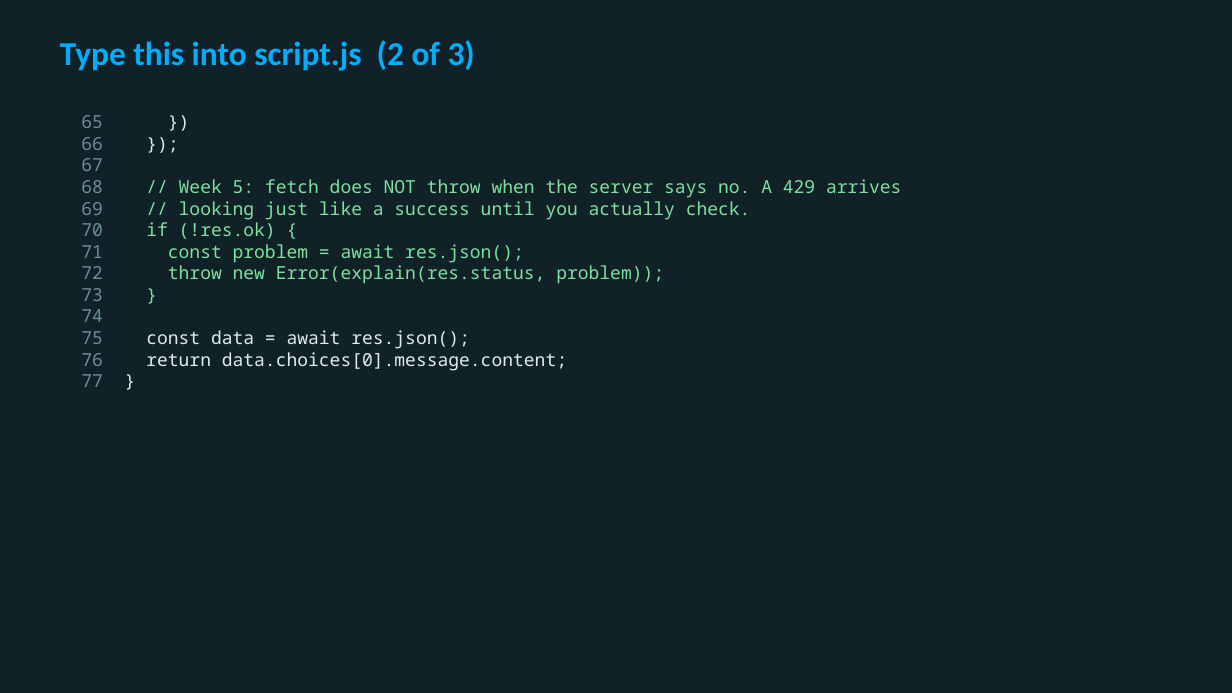
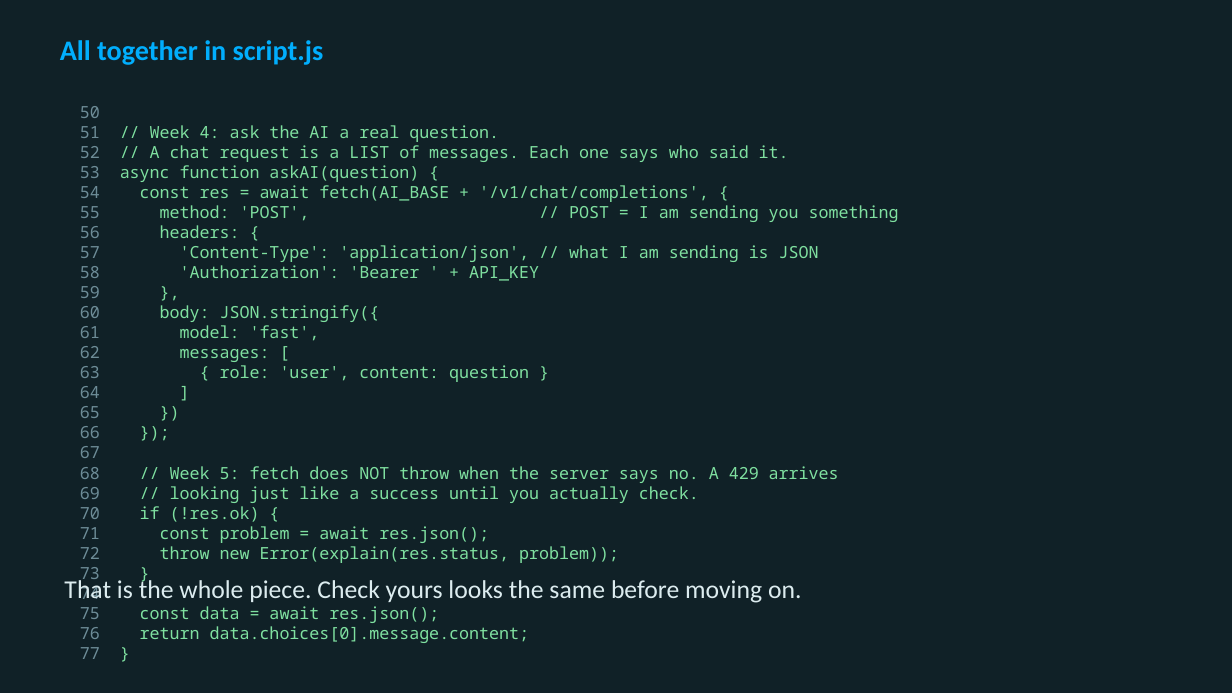
Before and after one commit to utgapps/utgapps.github.io, a slide deck: slide 13 of ai101/slides/week-05.pptx (slide 7 before the commit). Drawn at 1232x693 pixels with LibreOffice and Linux fonts; fonts in the diff are those of the drawing. Boxes give left, top, right and bottom in pixels: in the first picture for what was removed or moved away, otherwise in the second. Text is boxed around its words. In the diff, an @@ line names an element or a change of style, - is before the commit and + after.

```diff
--- a/ai101/slides/week-05.pptx
+++ b/ai101/slides/week-05.pptx
@@ text at <box>60,40,324,65</box>: text changed; size 26 to 22 pt @@
-Type this into script.js (2 of 3)
+All together in script.js
@@ text "50": place and size @@
-text "50" at <box>81,115,902,371</box>
+text "50" at <box>80,106,899,659</box>
@@ text at <box>80,106,899,398</box>: paragraphs added @@
+50
+51 // Week 4: ask the AI a real question.
+52 // A chat request is a LIST of messages. Each one says who said it.
+53 async function askAI(question) {
+54 const res = await fetch(AI_BASE + '/v1/chat/completions', {
+55 method: 'POST', // POST = I am sending you something
+56 headers: {
+57 'Content-Type': 'application/json', // what I am sending is JSON
+58 'Authorization': 'Bearer ' + API_KEY
+59 },
+60 body: JSON.stringify({
+61 model: 'fast',
+62 messages: [
+63 { role: 'user', content: question }
+64 ]
@@ text at <box>80,406,839,659</box>: size 14 to 13 pt in "65 })", "66 });", "67", "68 // Week 5: fetch does NOT ..." and 9 more places; text colour #DCECEF to #7FE0A0 in "})", "});", "const data = await res.json();", "return data.choices[0].message.content;" and 1 more places @@
@@ text added at <box>64,577,802,603</box>, 20 pt, text #DCECEF @@
+That is the whole piece. Check yours looks the same before moving on.
```
Also in this commit, not shown: 5 other slides changed, 32 slides added, 19 other files.
